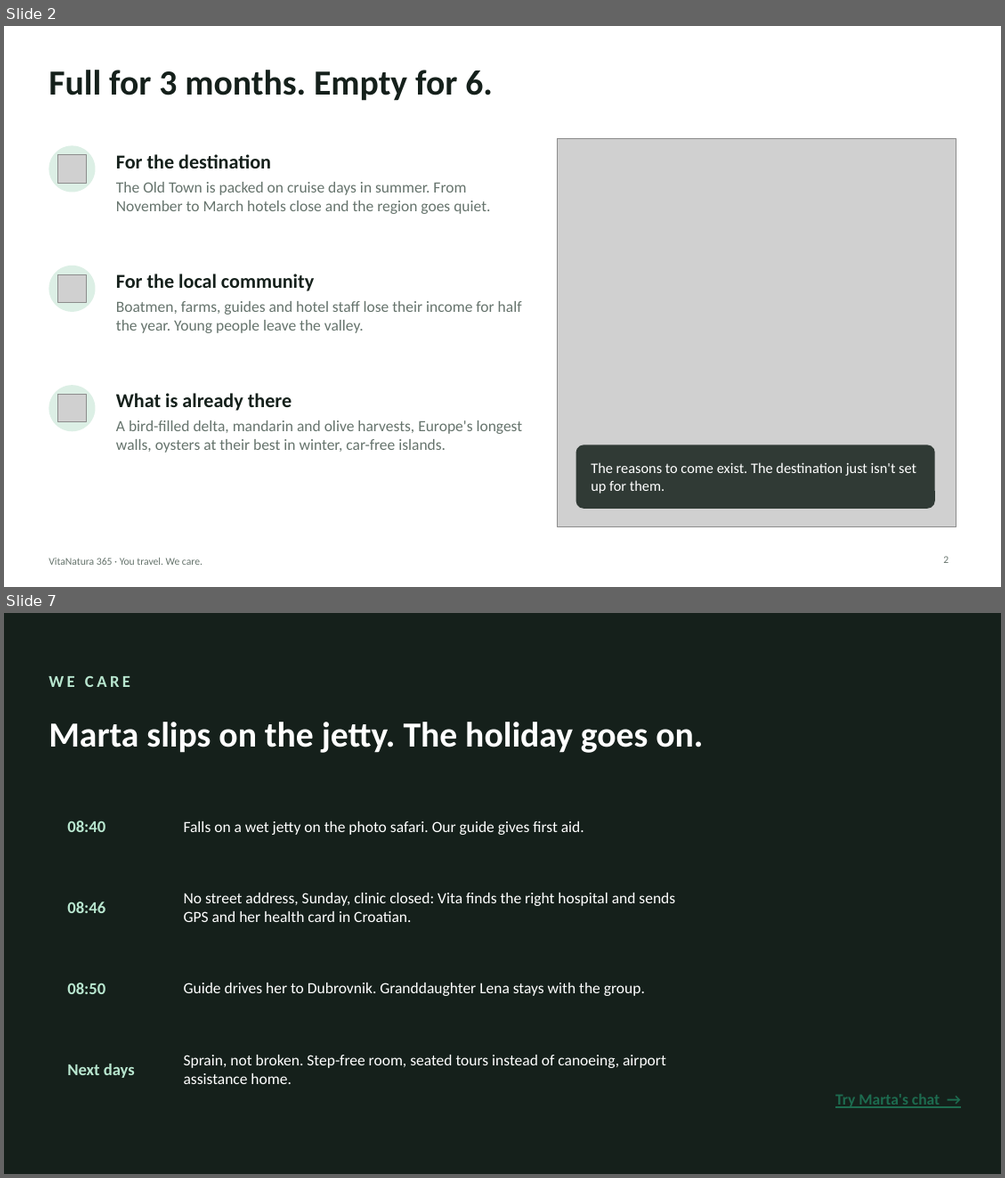
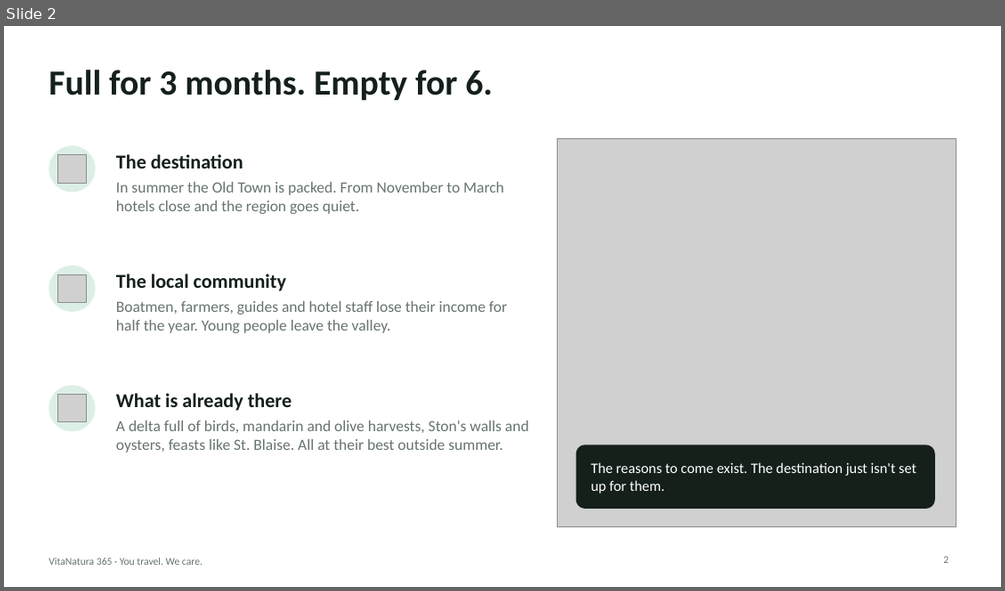
Before and after one commit to dk129213/VitaNatura, a slide deck: presentation/VitaNatura365-pitch.pptx. Shown one above the other, each under a label of ours: slides 2 and 7 before the commit, slide 2 after it; the slides between them are not shown. The pictures are 1005x1178 and 1005x591 pixels, drawn with LibreOffice and Linux fonts; fonts in the diff are those of the drawing; grey boxes stand for pictures; background and template pictures are left out. Boxes give left, top, right and bottom in pixels: in the first picture for what was removed or moved away, otherwise in the second. Text is boxed around its words. In the diff, an @@ line names an element or a change of style, - is before the commit and + after.

```diff
--- a/presentation/VitaNatura365-pitch.pptx
+++ b/presentation/VitaNatura365-pitch.pptx
@@ slide 7 removed at (4, 613, 1001, 1174), background picture (left out) @@
@@ rectangle removed at (4, 613, 1001, 1174) @@
@@ text removed at (48, 676, 130, 687) @@
-WE CARE
@@ text removed at (48, 722, 703, 753) @@
-Marta slips on the jetty. The holiday goes on.
@@ rounded rectangle removed at (48, 793, 692, 860) @@
@@ text removed at (67, 820, 105, 832) @@
-08:40
@@ text removed at (184, 821, 584, 835) @@
-Falls on a wet jetty on the photo safari. Our guide gives first aid.
@@ rounded rectangle removed at (48, 873, 692, 941) @@
@@ text removed at (67, 901, 105, 913) @@
-08:46
@@ text removed at (184, 892, 675, 922) @@
-No street address, Sunday, clinic closed: Vita finds the right hospital and sends GPS and her health card in Croatian.
@@ rounded rectangle removed at (48, 954, 692, 1022) @@
@@ text removed at (67, 982, 105, 994) @@
-08:50
@@ text removed at (184, 982, 645, 996) @@
-Guide drives her to Dubrovnik. Granddaughter Lena stays with the group.
@@ rounded rectangle removed at (48, 1035, 692, 1102) @@
@@ text removed at (67, 1063, 135, 1078) @@
-Next days
@@ text removed at (184, 1054, 666, 1084) @@
-Sprain, not broken. Step-free room, seated tours instead of canoeing, airport assistance home.
@@ text removed at (835, 1094, 939, 1108) @@
-Try Marta's chat →
@@ slide 2 changed as well @@
@@ text at (116, 154, 243, 168): text changed @@
-For the destination
+The destination
@@ text at (116, 182, 504, 214): text changed @@
-The Old Town is packed on cruise days in summer. From November to March hotels close and the region goes quiet.
+In summer the Old Town is packed. From November to March hotels close and the region goes quiet.
@@ text at (116, 273, 286, 291): text changed @@
-For the local community
+The local community
@@ text at (116, 301, 507, 333): text changed @@
-Boatmen, farms, guides and hotel staff lose their income for half the year. Young people leave the valley.
+Boatmen, farmers, guides and hotel staff lose their income for half the year. Young people leave the valley.
@@ text at (116, 420, 529, 452): text changed @@
-A bird-filled delta, mandarin and olive harvests, Europe's longest walls, oysters at their best in winter, car-free islands.
+A delta full of birds, mandarin and olive harvests, Ston's walls and oysters, feasts like St. Blaise. All at their best outside summer.
@@ rounded rectangle at (576, 445, 935, 508): fill #15201B at 85% opacity to #15201B; proportions changed @@
```
Also in this commit, not shown: 2 other slides changed, 9 slides added, 7 other slides removed, 5 other files.
